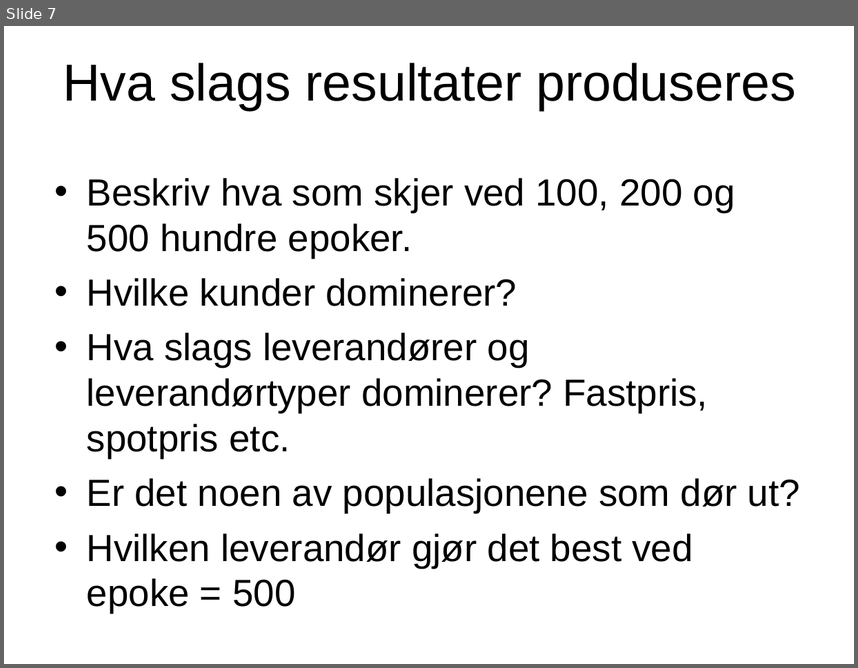
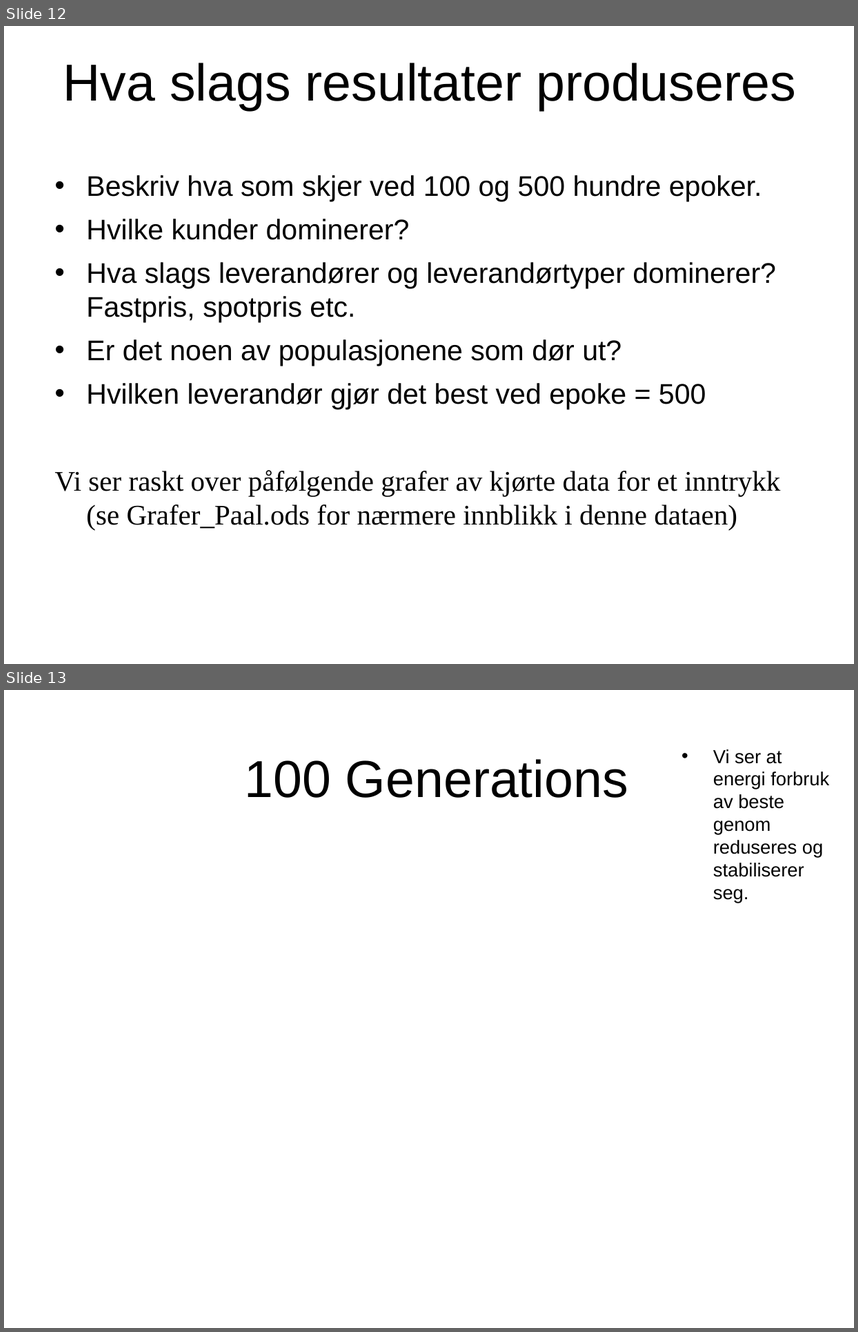
Before and after one commit to ptrefall/ste6246tradingagent, a slide deck: doc/4D_slides_Paal.ppt. Shown one above the other, each under a label of ours: slide 7 before the commit, slides 12 and 13 after it. The pictures are 858x668 and 858x1332 pixels, drawn with LibreOffice and Linux fonts; fonts in the diff are those of the drawing; background and template pictures are left out. Boxes give left, top, right and bottom in pixels: in the first picture for what was removed or moved away, otherwise in the second. Text is boxed around its words. In the diff, an @@ line names an element or a change of style, - is before the commit and + after.

```diff
--- a/doc/4D_slides_Paal.ppt
+++ b/doc/4D_slides_Paal.ppt
@@ slide 13 added at bbox=[4, 690, 854, 1328], background picture (left out) @@
@@ text added at bbox=[713, 749, 829, 903], 16 pt, text #000000 @@
+• Vi ser at energi forbruk av beste genom reduseres og stabiliserer seg.
@@ text added at bbox=[244, 759, 628, 798], 44 pt, text #000000 @@
+100 Generations
@@ what was slide 7 is now slide 12 @@
@@ slide 12 changed as well @@
@@ text at bbox=[86, 175, 762, 202]: text changed; size 32 to 24 pt @@
-• Beskriv hva som skjer ved 100, 200 og 500 hundre epoker.
+• Beskriv hva som skjer ved 100 og 500 hundre epoker.
@@ text at bbox=[86, 219, 776, 410]: size 32 to 24 pt in "Hvilke kunder dominerer?", "Hva slags leverandører og leverandørtyper dominerer? Fastpri ...", "Er det noen av populasjonene som dør ...", "Hvilken leverandør gjør det best ved epoke ..." @@
@@ text at bbox=[55, 470, 780, 530]: paragraph added @@
+Vi ser raskt over påfølgende grafer av kjørte data for et inntrykk (se Grafer_Paal.ods for nærmere innblikk i denne dataen)
```
Also in this commit, not shown: 5 other slides changed, 14 other slides added, 11 slides removed, 1 other file.
